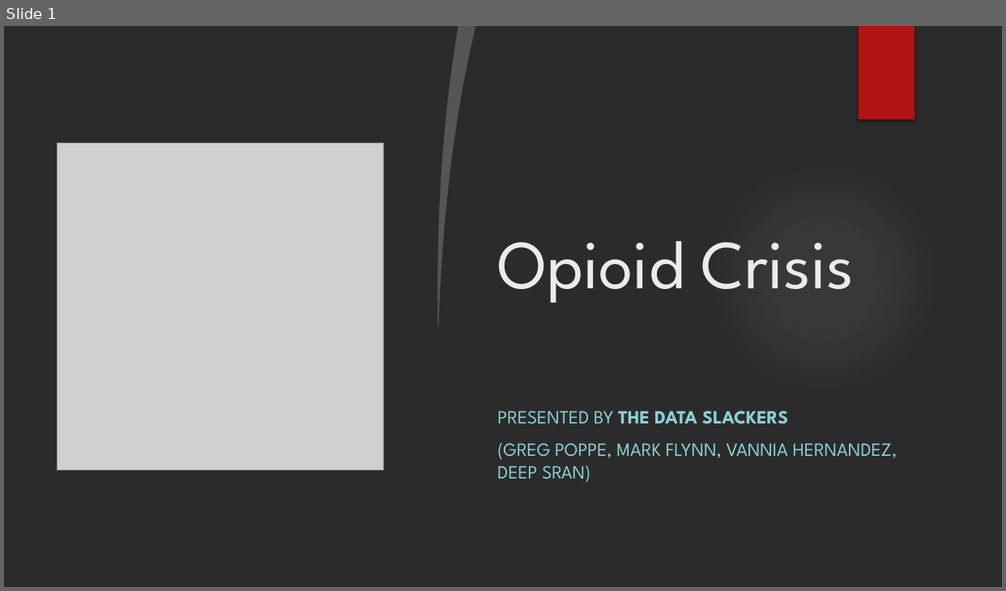
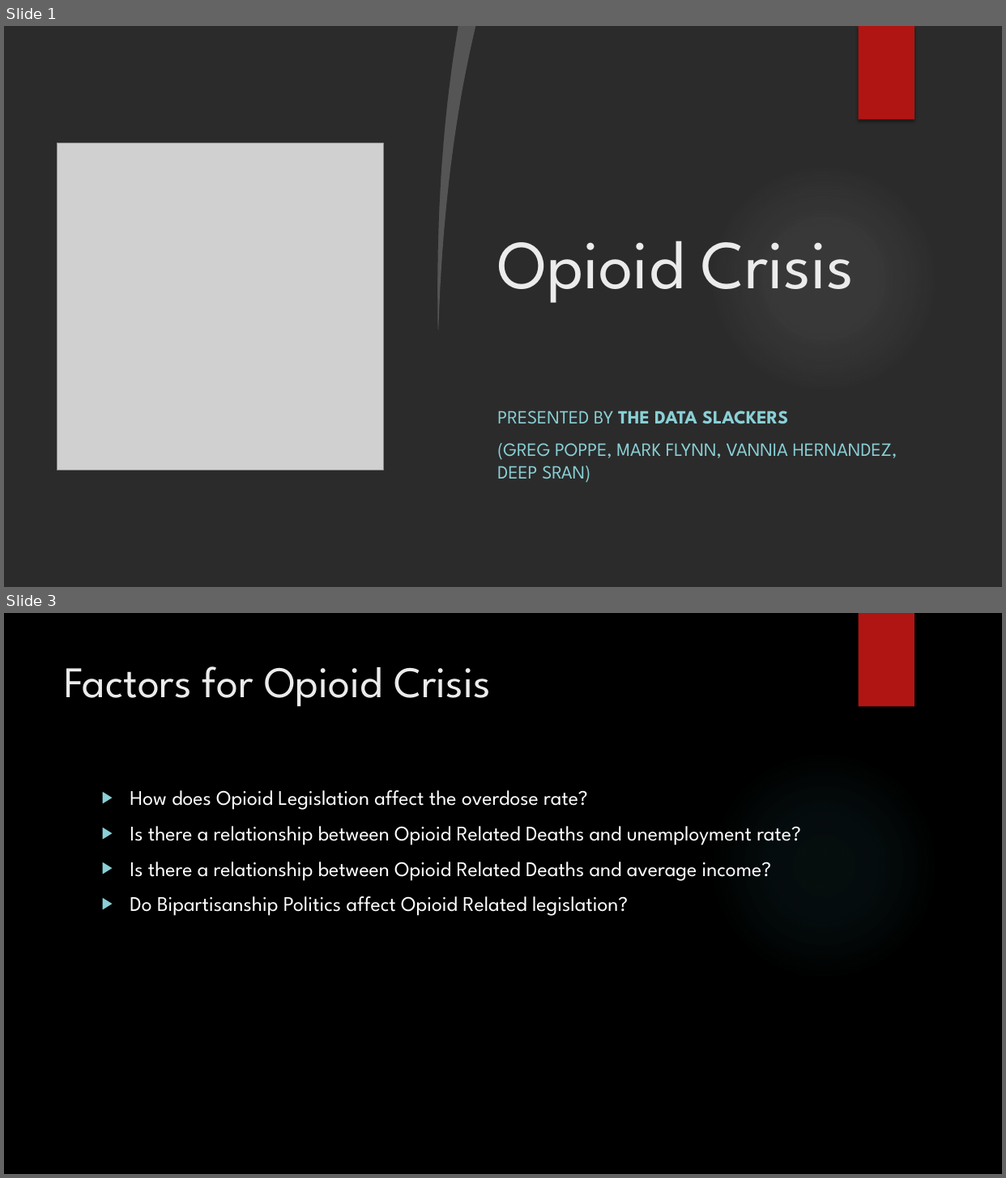
Before and after one commit to GregPoppe/opioid_project, a slide deck: Opioid_Crisis.pptx. Shown one above the other, each under a label of ours: slide 1 before the commit, slides 1 and 3 after it; the slides between them are not shown. The pictures are 1006x591 and 1006x1178 pixels, drawn with LibreOffice and Linux fonts; fonts in the diff are those of the drawing; grey boxes stand for pictures; background and template pictures are left out; a plain dark background stands for a picture behind light text. Boxes give left, top, right and bottom in pixels: in the first picture for what was removed or moved away, otherwise in the second. Text is boxed around its words. In the diff, an @@ line names an element or a change of style, - is before the commit and + after.

```diff
--- a/Opioid_Crisis.pptx
+++ b/Opioid_Crisis.pptx
@@ slide 3 added at box(4, 613, 1002, 1174), background picture (left out) @@
@@ rectangle added at box(859, 613, 914, 707), fill #B01513 @@
@@ title added at box(65, 666, 491, 707), 42 pt, text #EBEBEB @@
+Factors for Opioid Crisis
@@ ellipse added at box(709, 750, 939, 981), fill gradient #50B9C1 @@
@@ text added at box(130, 790, 801, 916), 20 pt, text #FFFFFF @@
+▶ How does Opioid Legislation affect the overdose rate?
+▶ Is there a relationship between Opioid Related Deaths and unemployment rate?
+▶ Is there a relationship between Opioid Related Deaths and average income?
+▶ Do Bipartisanship Politics affect Opioid Related legislation?
```
Also in this commit, not shown: 10 other slides added, 3 slides removed.
